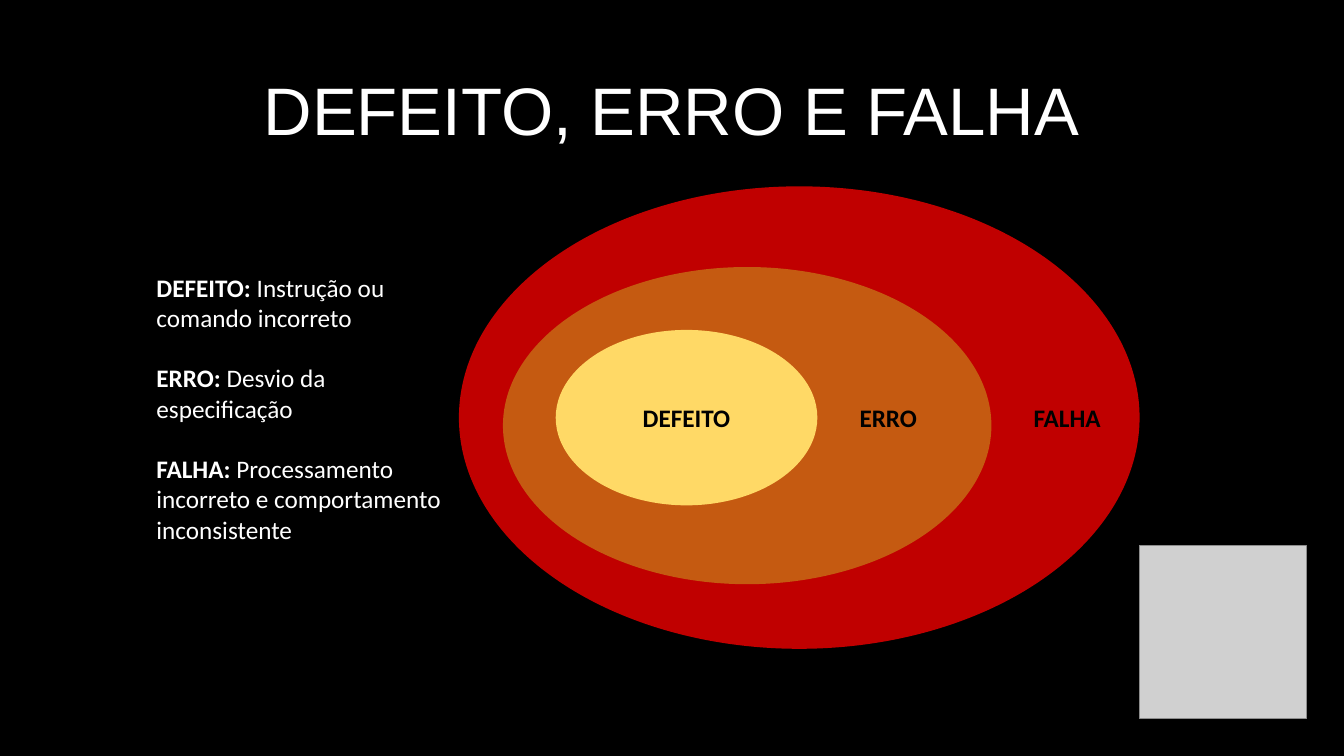
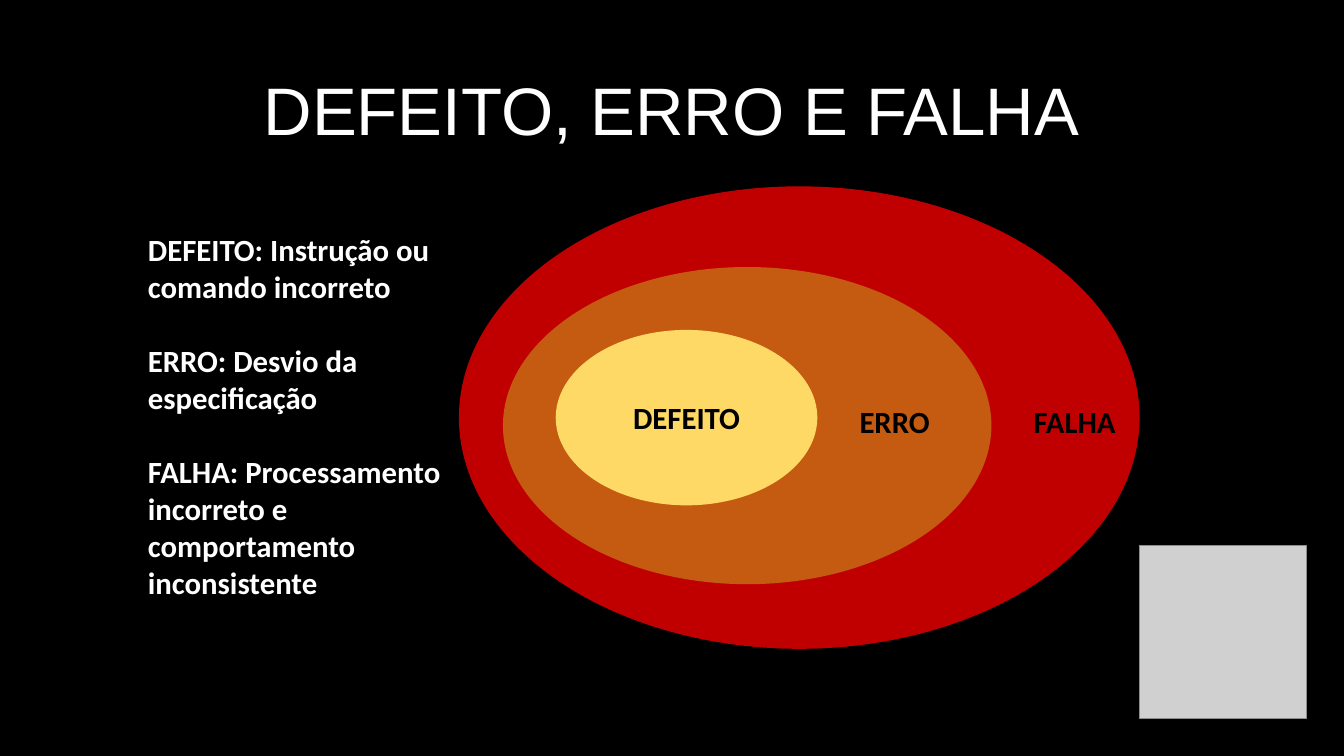
Before and after one commit to matheusclaudino/test-software, a slide deck: slide 21 of apresentacao/Apresentação - Teste de Software.pptx (slide 14 before the commit). Drawn at 1344x756 pixels with LibreOffice and Linux fonts; fonts in the diff are those of the drawing; grey boxes stand for pictures. Boxes give left, top, right and bottom in pixels: in the first picture for what was removed or moved away, otherwise in the second. Text is boxed around its words. In the diff, an @@ line names an element or a change of style, - is before the commit and + after.

```diff
--- a/apresentacao/Apresentação - Teste de Software.pptx
+++ b/apresentacao/Apresentação - Teste de Software.pptx
@@ text "DEFEITO: Instrução ou comando incorreto ...": place and size @@
-text "DEFEITO: Instrução ou comando incorreto ..." at <box>156,280,440,540</box>
+text "DEFEITO: Instrução ou comando incorreto ..." at <box>148,240,440,595</box>
@@ text "DEFEITO: Instrução ou comando incorreto ..." at <box>148,240,440,595</box>: size 18 to 22 pt; bold on in "Instrução ou comando incorreto Desvio da especificação ..." @@
@@ size 18 to 22 pt in 3 elements at <box>556,330,818,505</box>, <box>860,413,930,433</box>, <box>1034,413,1116,433</box> @@
```
Also in this commit, not shown: 22 other slides changed, 10 slides added, 3 other files.
